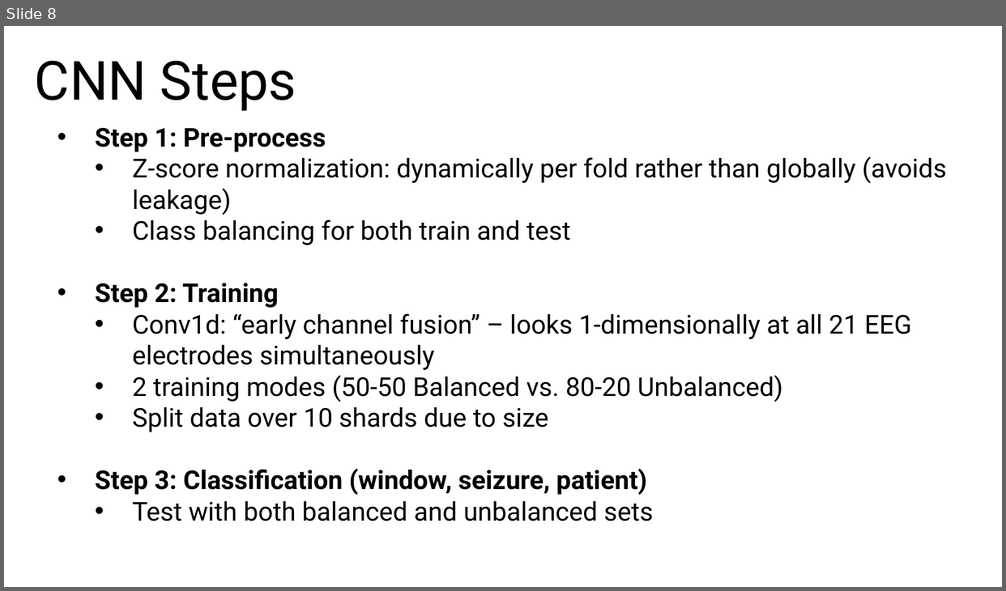
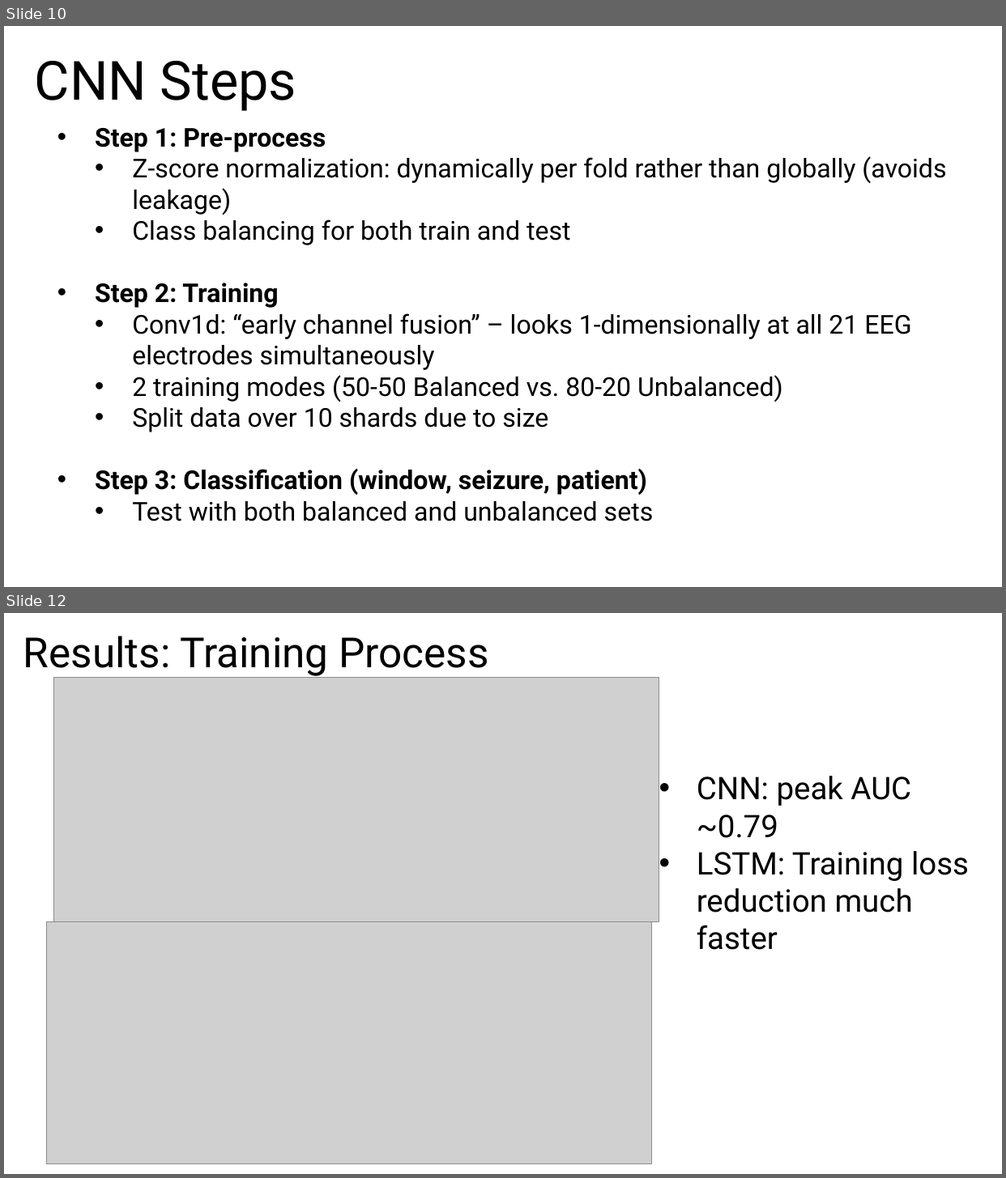
Before and after one commit to eshin21/EpilepsyDeepLearning, a slide deck: Group 3 Seizures Deep Learning Presentation.pptx. Shown one above the other, each under a label of ours: slide 8 before the commit, slides 10 and 12 after it; the slides between them are not shown. The pictures are 1006x591 and 1006x1178 pixels, drawn with LibreOffice and Linux fonts; fonts in the diff are those of the drawing; grey boxes stand for pictures. Boxes give left, top, right and bottom in pixels: in the first picture for what was removed or moved away, otherwise in the second. Text is boxed around its words. In the diff, an @@ line names an element or a change of style, - is before the commit and + after.

```diff
--- a/Group 3 Seizures Deep Learning Presentation.pptx
+++ b/Group 3 Seizures Deep Learning Presentation.pptx
@@ slide 12 added at <box>4,613,1002,1174</box>, background #FFFFFF @@
@@ title added at <box>23,636,488,678</box>, 40 pt, text #000000 @@
+Results: Training Process
@@ picture added at <box>53,677,659,922</box> @@
@@ text added at <box>697,776,969,950</box>, 30 pt, text #000000 @@
+• CNN: peak AUC ~0.79
+• LSTM: Training loss reduction much faster
@@ picture added at <box>46,922,651,1165</box> @@
@@ what was slide 8 is now slide 10 @@
```
Also in this commit, not shown: 8 slides changed, 3 other slides added, 2 slides removed, 5 other files.
